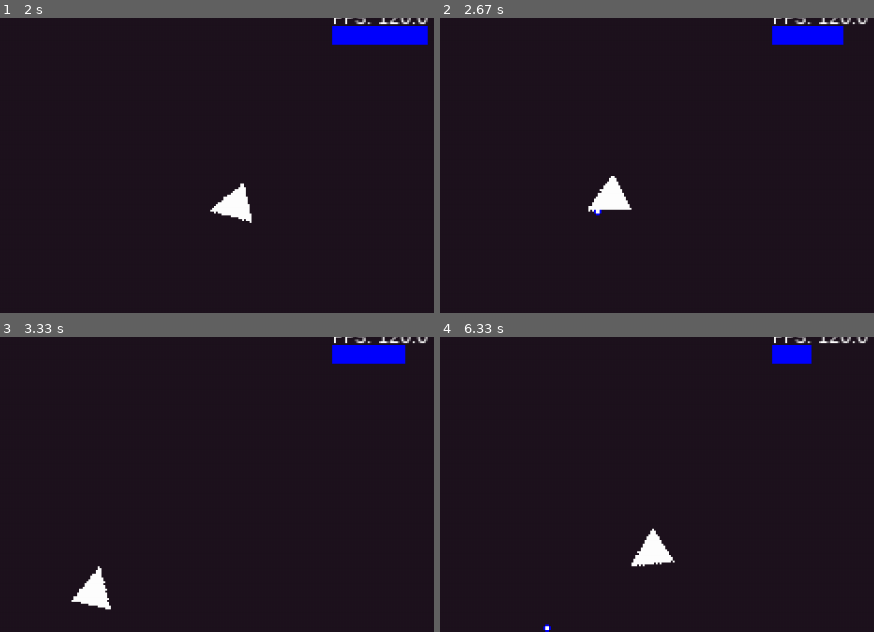
Above: before the commit, frames 1-4 (two rows, left to right).
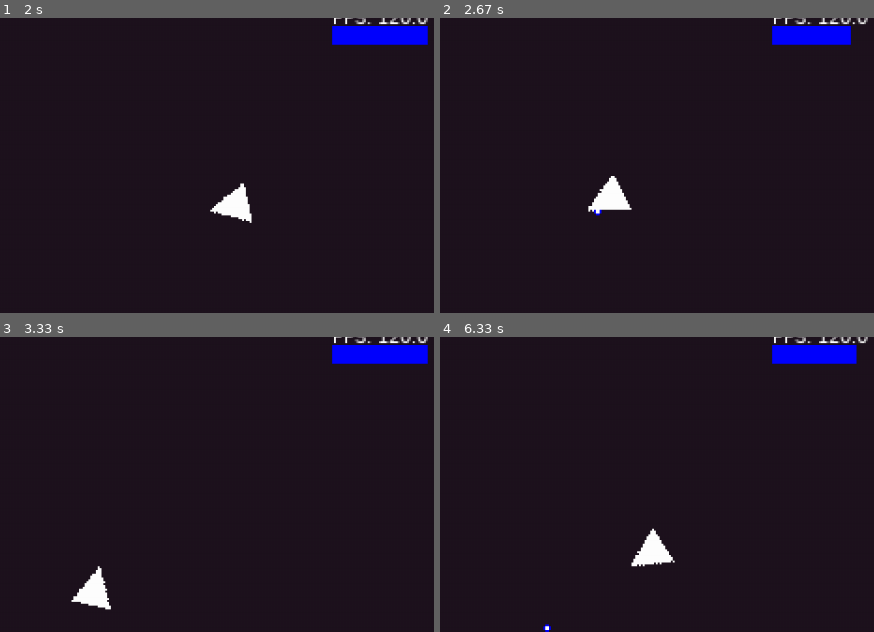
Above: after the commit, the same moments.

Repository: unnamedItem/pygame_projects
Game: pygame game, started from minigames/shooter_mouse/main.py
Two runs of this game, one before a commit and one after it. Both use one fixed random seed, a clock stepped at 60 frames per second and the inputs below.
Inputs (mouse positions are % of the whole screen's width and height, from its top left):
- Up to frame 1 (2 s): hold D 0.33-0.8 s; move the mouse to (47, 54) at 0.37 s; hold W 0.83-1.13 s; move the mouse to (84, 47) at 0.87 s; hold D 1.17-1.63 s; move the mouse to (51, 56) at 1.2 s; hold A from 1.67 s (still down); move the mouse to (25, 50) at 1.7 s
- Up to frame 2 (2.67 s): release A at 2.2 s; click (18, 34) at 2.28 s; hold S from 2.57 s (still down); click (18, 73) at 2.65 s
- Up to frame 3 (3.33 s): release S at 2.87 s; hold A 2.9-3.3 s; click (66, 14) at 2.98 s
- Up to frame 4 (6.33 s): hold W 3.33-3.7 s; click (88, 85) at 3.42 s; hold D 3.73-4.37 s; click (63, 58) at 3.82 s; hold S 4.4-4.77 s; click (53, 15) at 4.48 s; hold A 4.8-5.27 s; click (26, 29) at 4.88 s; hold D 5.3-5.77 s; click (13, 46) at 5.38 s; hold W 5.8-6.1 s; click (46, 75) at 5.88 s; hold D from 6.13 s (still down); click (50, 62) at 6.22 s
The pictures show only the part of the screen within x 50-100%, y 2-52%; the shares and areas given below are measured in that part.

Frame 1 is identical in both runs. In frame 2, 0.1% of the frame differs, in the area x 92-95%, y 2-10%; in frame 3, 0.3%; in frame 4, 0.7%, in the area x 85-97%, y 2-10%.

Commit message:
ammo recover speed

Diff:
--- a/minigames/shooter_mouse/constants.py
+++ b/minigames/shooter_mouse/constants.py
@@ -22,7 +22,7 @@
 MAX_AMMO = 100
 AMMO_RECOVER_RATE = 2
 AMMO_COST = 20
-AMMO_RECOVER_DELAY = 50
+AMMO_RECOVER_DELAY = 30
 HIT_DELAY = 100
 
 # BULLET
@@ -30,6 +30,5 @@
 BULLET_SPEED = 480
 BULLET_POOL_SIZE = 10
 
-
 # PYSICHS
 FRICTION = -2
